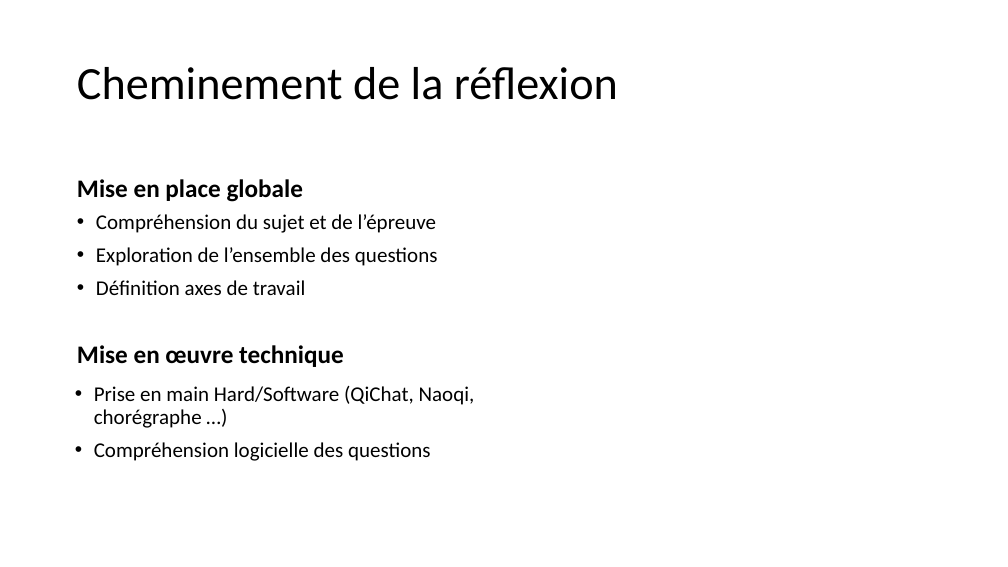
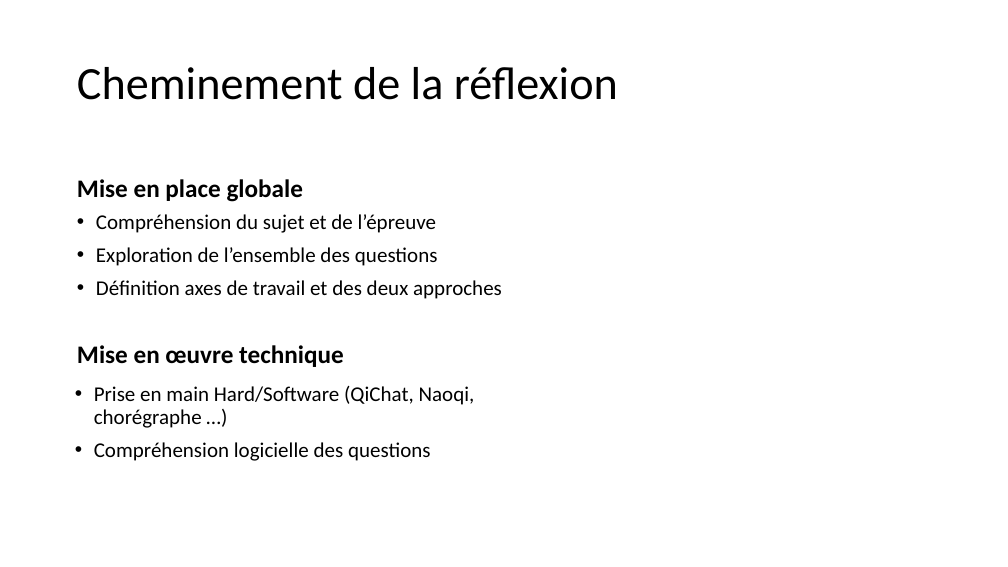
Before and after one commit to PorteAntoine/IHM_PEPPER_CPE2017, a slide deck: slide 5 of Rapport/Diapo_ihm_pepper.pptx. Drawn at 1008x567 pixels with LibreOffice and Linux fonts; fonts in the diff are those of the drawing; background and template pictures are left out. Boxes give left, top, right and bottom in pixels: in the first picture for what was removed or moved away, otherwise in the second. Text is boxed around its words. In the diff, an @@ line names an element or a change of style, - is before the commit and + after.

```diff
--- a/Rapport/Diapo_ihm_pepper.pptx
+++ b/Rapport/Diapo_ihm_pepper.pptx
@@ text at bbox=[96, 280, 502, 299]: text changed @@
-• Définition axes de travail
+• Définition axes de travail et des deux approches
```
Also in this commit, not shown: 23 other slides changed.
